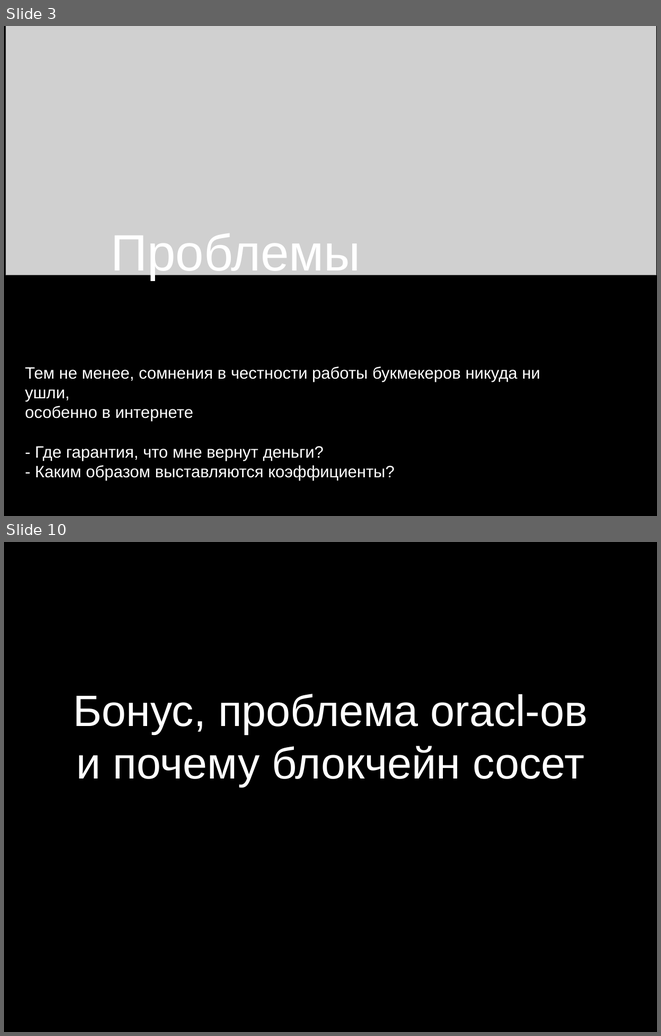
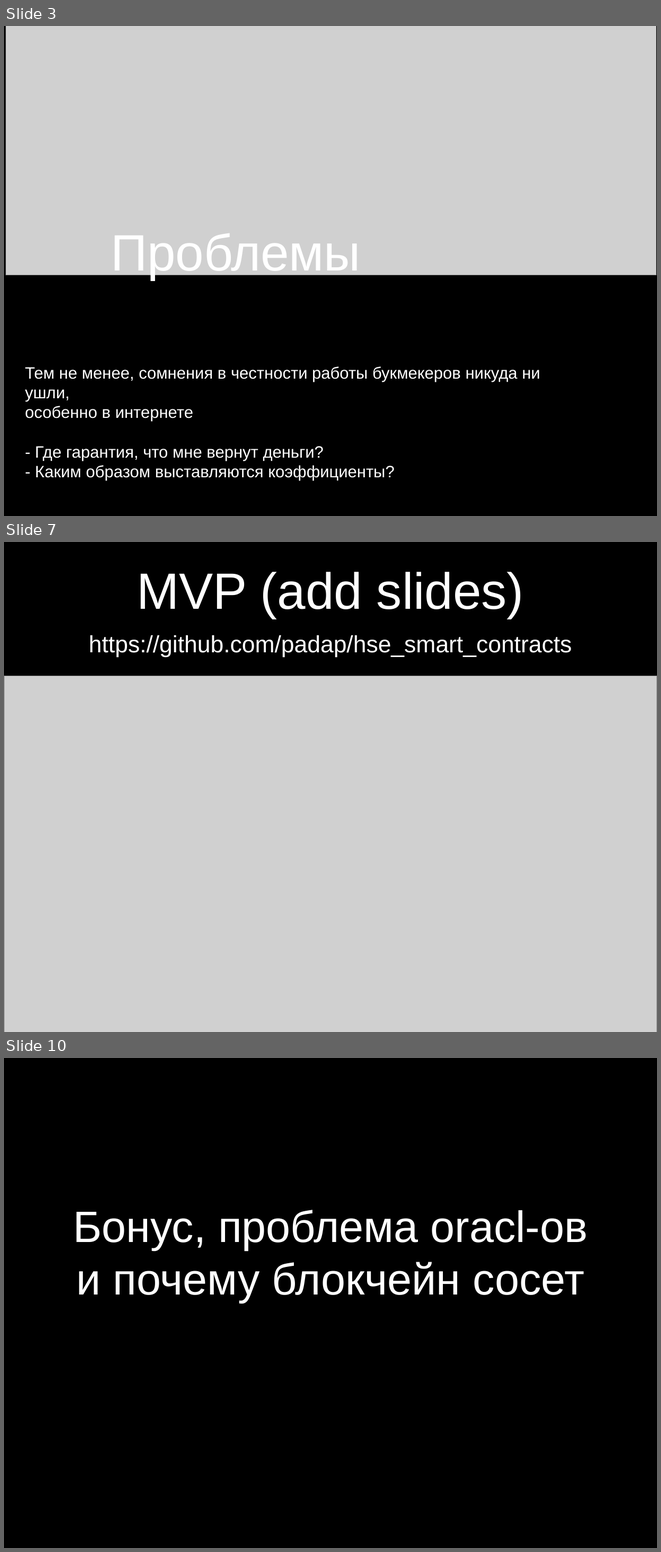
Before and after one commit to padap/hse_smart_contracts, a slide deck: presentation.pptx. Shown one above the other, each under a label of ours: slides 3 and 10 before the commit, slides 3, 7 and 10 after it; the slides between them are not shown. The pictures are 661x1036 and 661x1552 pixels, drawn with LibreOffice and Linux fonts; fonts in the diff are those of the drawing; grey boxes stand for pictures. Boxes give left, top, right and bottom in pixels: in the first picture for what was removed or moved away, otherwise in the second. Text is boxed around its words. In the diff, an @@ line names an element or a change of style, - is before the commit and + after.

```diff
--- a/presentation.pptx
+++ b/presentation.pptx
@@ slide 7 added at <box>4,542,657,1032</box>, background #000000 @@
@@ title added at <box>136,572,524,618</box>, 80 pt, text #FFFFFF @@
+MVP (add slides)
@@ subtitle added at <box>89,635,572,657</box>, 37 pt, text #FFFFFF @@
+https://github.com/padap/hse_smart_contracts
@@ picture added at <box>4,676,657,1032</box> @@
```
Also in this commit, not shown: 5 slides changed, 1 other slide added, 2 slides removed, 1 other file.
